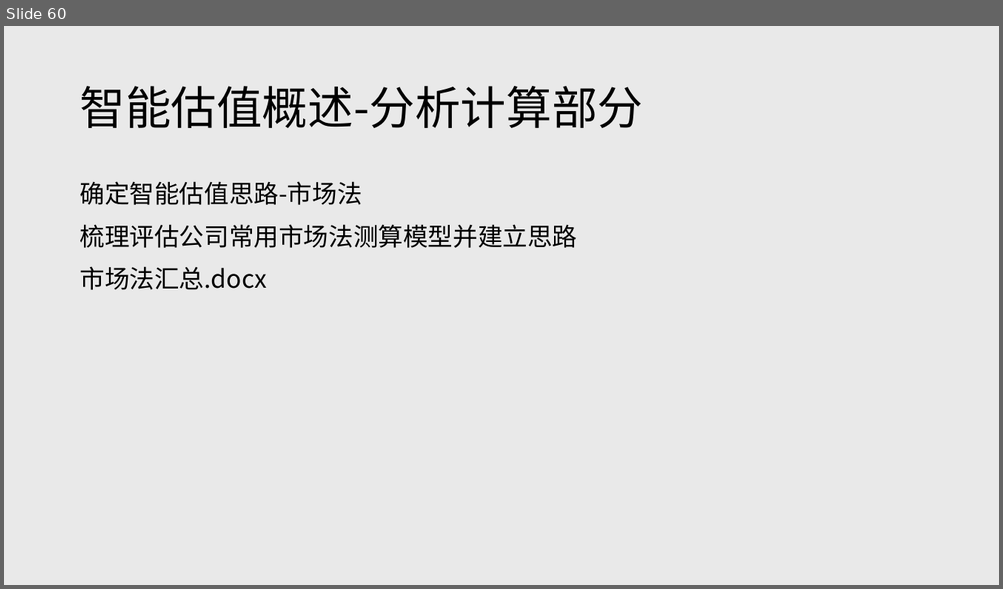
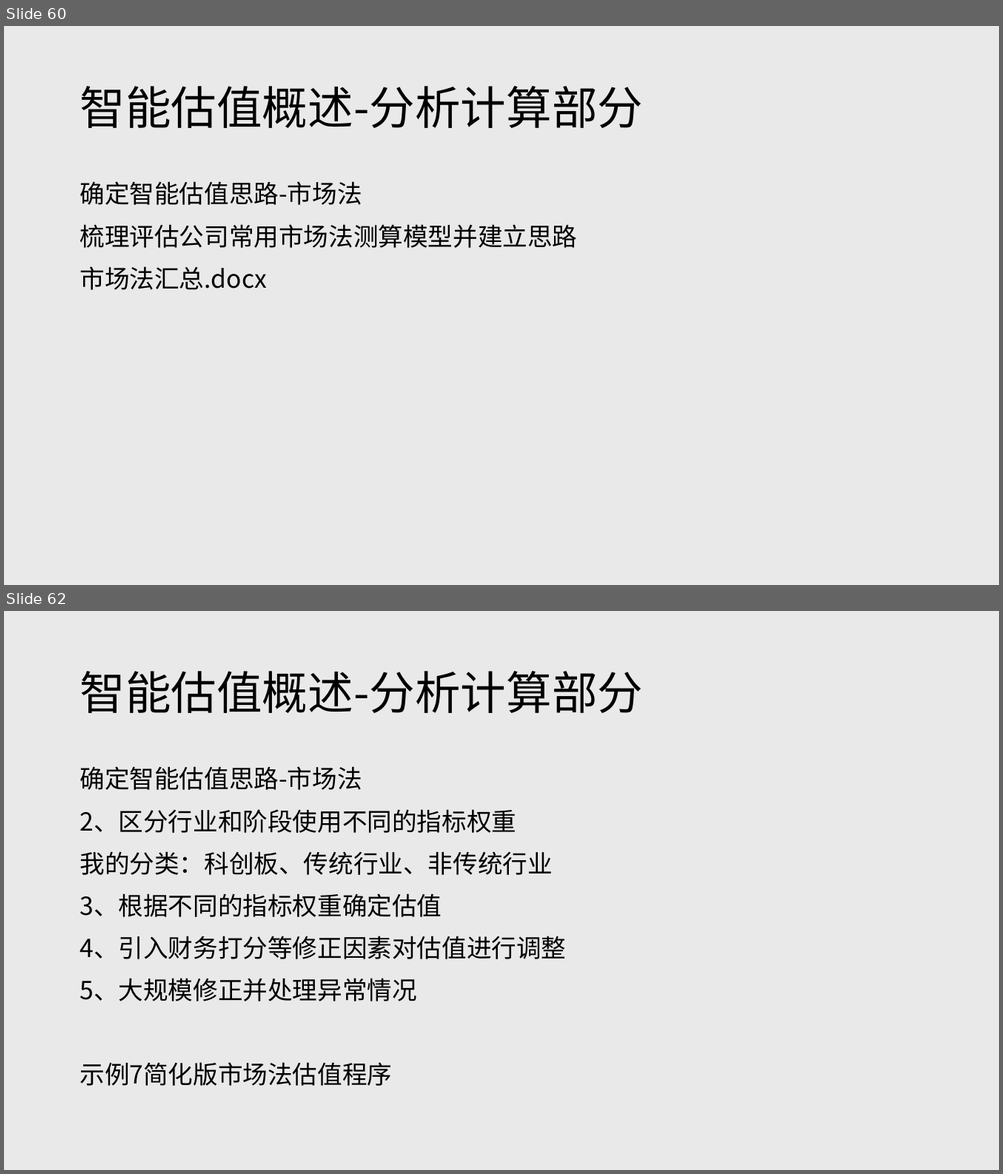
Before and after one commit to sirsws/iv_lesson, a slide deck: 智能估值课程讲义.pptx. Shown one above the other, each under a label of ours: slide 60 before the commit, slides 60 and 62 after it; the slides between them are not shown. The pictures are 1003x589 and 1003x1174 pixels, drawn with LibreOffice and Linux fonts; fonts in the diff are those of the drawing. Boxes give left, top, right and bottom in pixels: in the first picture for what was removed or moved away, otherwise in the second. Text is boxed around its words. In the diff, an @@ line names an element or a change of style, - is before the commit and + after.

```diff
--- a/智能估值课程讲义.pptx
+++ b/智能估值课程讲义.pptx
@@ slide 62 added at (x1=4, y1=611, x2=999, y2=1170), background #E9E9E9 @@
@@ title added at (x1=79, y1=671, x2=643, y2=713), 44 pt, text #000000 @@
+智能估值概述-分析计算部分
@@ text added at (x1=79, y1=766, x2=566, y2=1086), 24 pt, text #000000 @@
+确定智能估值思路-市场法
+2、区分行业和阶段使用不同的指标权重
+我的分类：科创板、传统行业、非传统行业
+3、根据不同的指标权重确定估值
+4、引入财务打分等修正因素对估值进行调整
+5、大规模修正并处理异常情况
+示例7简化版市场法估值程序
```
Also in this commit, not shown: 5 other slides added, 1 other file.
